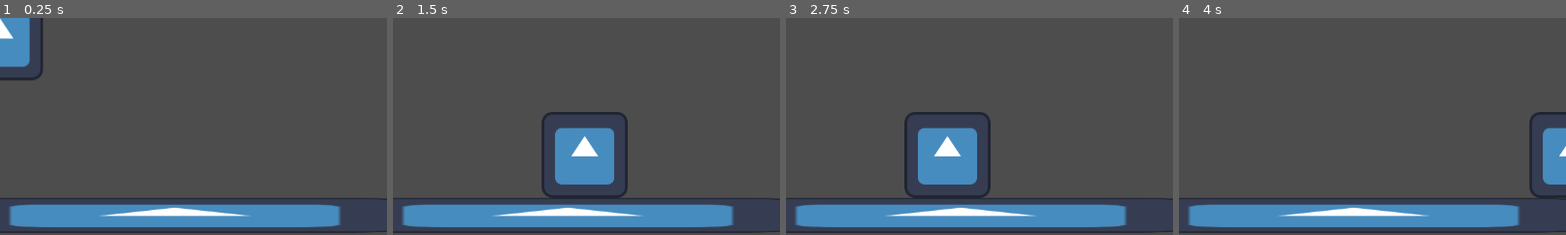
Above: before the commit, frames 1-4 (left to right).
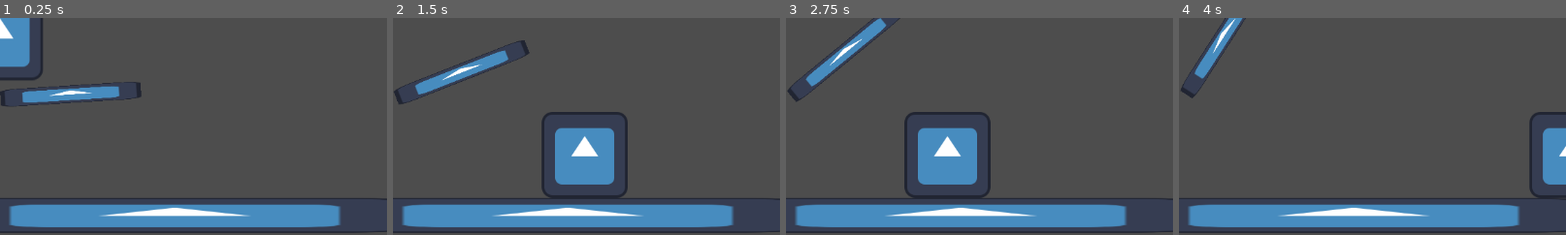
Above: after the commit, the same moments.

Repository: ARLJohnston/DSGJam2025
Game: Godot game, scene res://Main.tscn
Two runs of this game, one before a commit and one after it. Both use one fixed random seed, a clock stepped at 60 frames per second and the inputs below. The engine's default icon, where the game draws it, is replaced by a stand-in: a white triangle on a blue panel in a dark square.
Inputs:
- Up to frame 1 (0.25 s): no input
- Up to frame 2 (1.5 s): tap Enter (ui_accept) at 0.5, 0.77 s; hold Right (ui_right) from 0.53 s (still down)
- Up to frame 3 (2.75 s): tap Enter (ui_accept) at 1.52 s; release Right (ui_right) at 2.03 s; hold Left (ui_left) from 2.03 s (still down)
- Up to frame 4 (4 s): release Left (ui_left) at 2.78 s; hold Right (ui_right) from 2.78 s (still down); tap Enter (ui_accept) at 3.02, 3.77 s
The pictures show only the part of the screen within x 0-50%, y 0-50%; the shares and areas given below are measured in that part.

The runs differ from the first frame. In frame 1, 1.8% of the frame differs, in the area x 0-37%, y 29-41%; in frame 2, 1.8%, in the area x 0-36%, y 10-40%; in frame 3, 1.7%; in frame 4, 1.3%.

Commit message:
create arrow movement

Diff:
--- a/Player.tscn
+++ b/Player.tscn
@@ -1,7 +1,8 @@
-[gd_scene load_steps=3 format=3 uid="uid://c4qgv5qa7nm5j"]
+[gd_scene load_steps=4 format=3 uid="uid://c4qgv5qa7nm5j"]
 
 [ext_resource type="Script" path="res://player.gd" id="1_0cmq5"]
 [ext_resource type="Texture2D" uid="uid://bl755cmogpf3b" path="res://icon.svg" id="1_mgnih"]
+[ext_resource type="Script" path="res://arrow.gd" id="3_7kb67"]
 
 [node name="Player" type="Node2D"]
 
@@ -14,3 +15,10 @@
 
 [node name="CollisionPolygon2D" type="CollisionPolygon2D" parent="CharacterBody2D"]
 polygon = PackedVector2Array(59.1, -64, -59, -64, -63.8, -59, -64, 61, -60.3, 64, 59.6, 64, 63.9, 59, 64, -61.1)
+
+[node name="Sprite2D" type="Sprite2D" parent="."]
+position = Vector2(-1.78814e-07, 107)
+scale = Vector2(1.63281, 0.203125)
+texture = ExtResource("1_mgnih")
+centered = false
+script = ExtResource("3_7kb67")
--- /dev/null
+++ b/arrow.gd
@@ -0,0 +1,19 @@
+extends Sprite2D
+
+var rotation_speed = - 0.25
+const MAX_ANGLE = 0
+const MIN_ANGLE =  - (PI / 2)
+var current_angle = 0
+var going_up = true
+# Called when the node enters the scene tree for the first time.
+func _ready() -> void:
+	pass # Replace with function body.
+
+
+# Called every frame. 'delta' is the elapsed time since the previous frame.
+func _process(delta: float) -> void:
+
+	current_angle = current_angle + delta * rotation_speed
+	if (current_angle > MAX_ANGLE || current_angle < MIN_ANGLE):
+		rotation_speed *= -1
+	self.rotation += delta * rotation_speed
